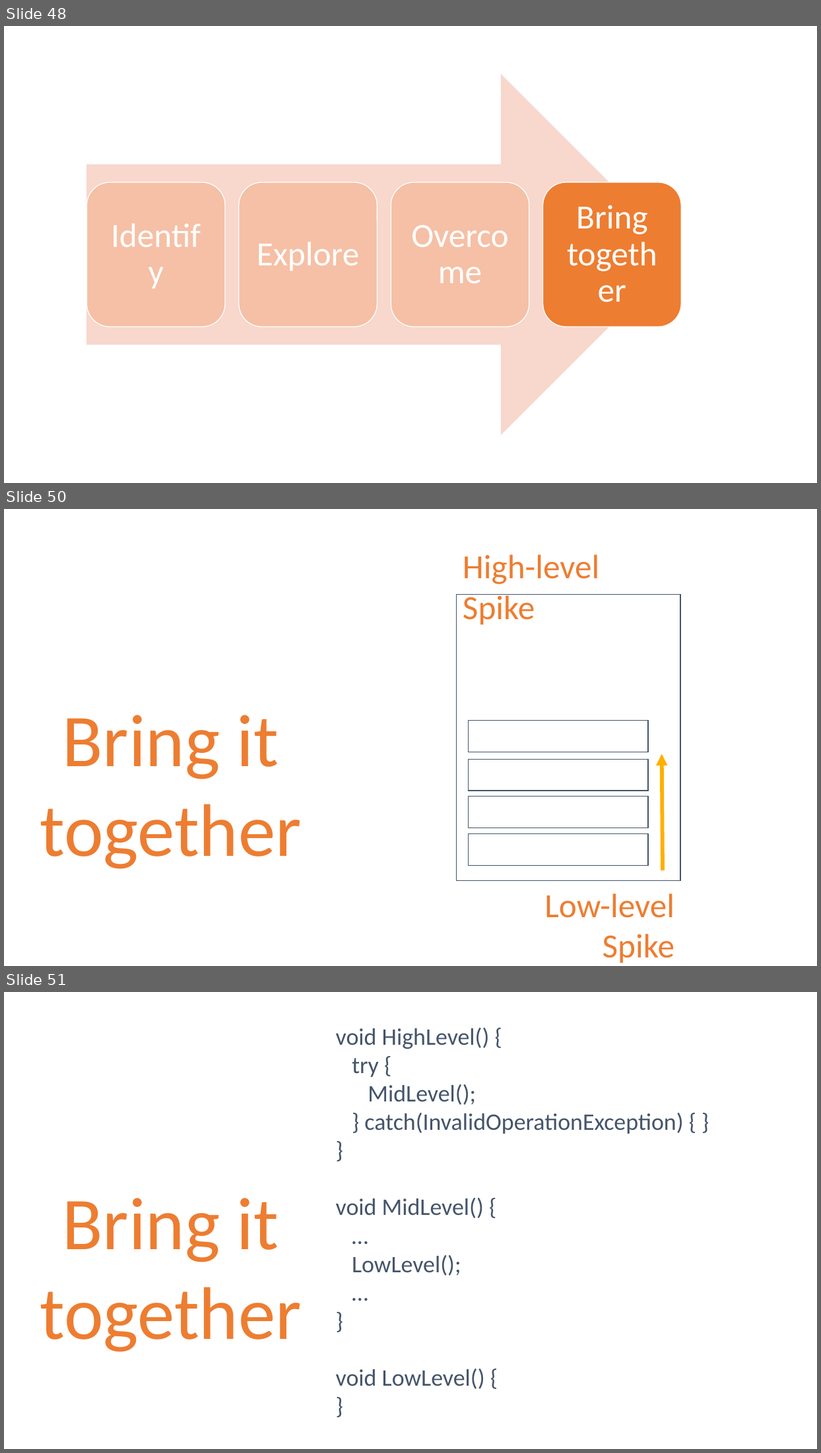
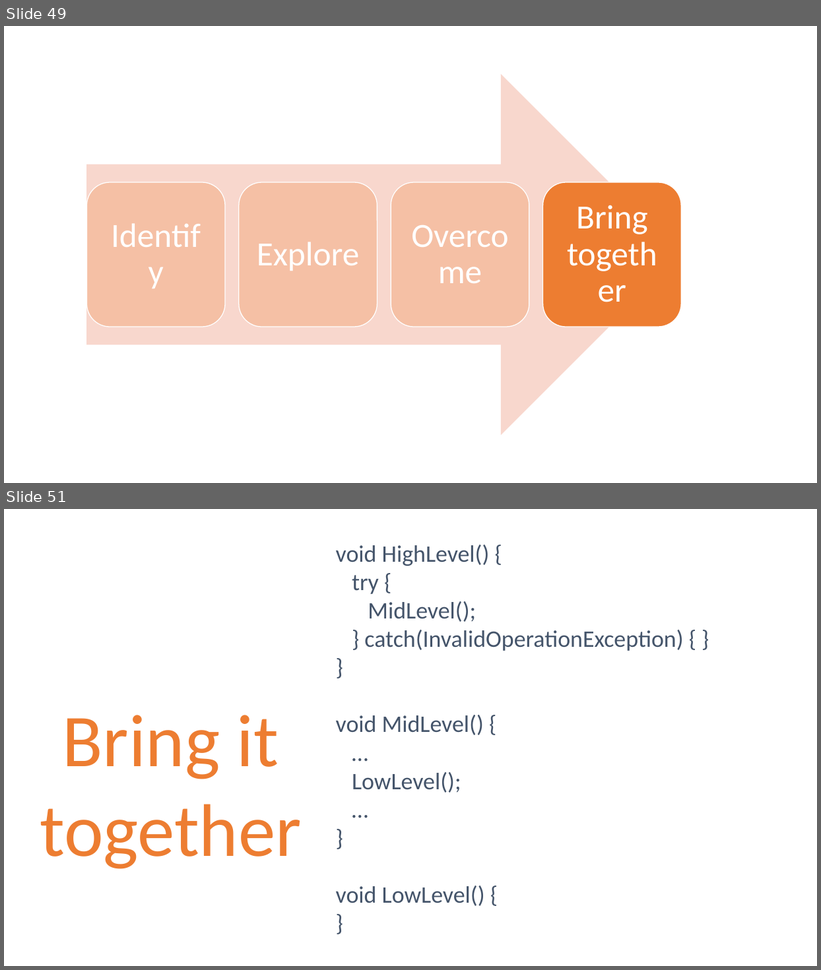
Before and after one commit to danielmarbach/RearchitectTowardsAsyncAwait, a slide deck: presentation.pptx. Shown one above the other, each under a label of ours: slides 48, 50 and 51 before the commit, slides 49 and 51 after it; the slides between them are not shown. The pictures are 821x1453 and 821x970 pixels, drawn with LibreOffice and Linux fonts; fonts in the diff are those of the drawing. Boxes give left, top, right and bottom in pixels: in the first picture for what was removed or moved away, otherwise in the second. Text is boxed around its words. In the diff, an @@ line names an element or a change of style, - is before the commit and + after.

```diff
--- a/presentation.pptx
+++ b/presentation.pptx
@@ slide 50 removed at (4,509,817,966), background #FFFFFF @@
@@ text removed at (463,555,599,625) @@
-High-level Spike
@@ rectangle removed at (457,594,680,881) @@
@@ text removed at (40,715,301,869) @@
-Bring it together
@@ rectangle removed at (468,721,648,753) @@
@@ rectangle removed at (468,759,648,791) @@
@@ arrow removed from (663, 871) to (662, 755) @@
@@ rectangle removed at (468,797,648,828) @@
@@ rectangle removed at (468,834,648,866) @@
@@ text removed at (545,894,675,964) @@
-Low-level Spike
@@ what was slide 48 is now slide 49 @@
```
Also in this commit, not shown: 3 slides changed, 1 slide added.
